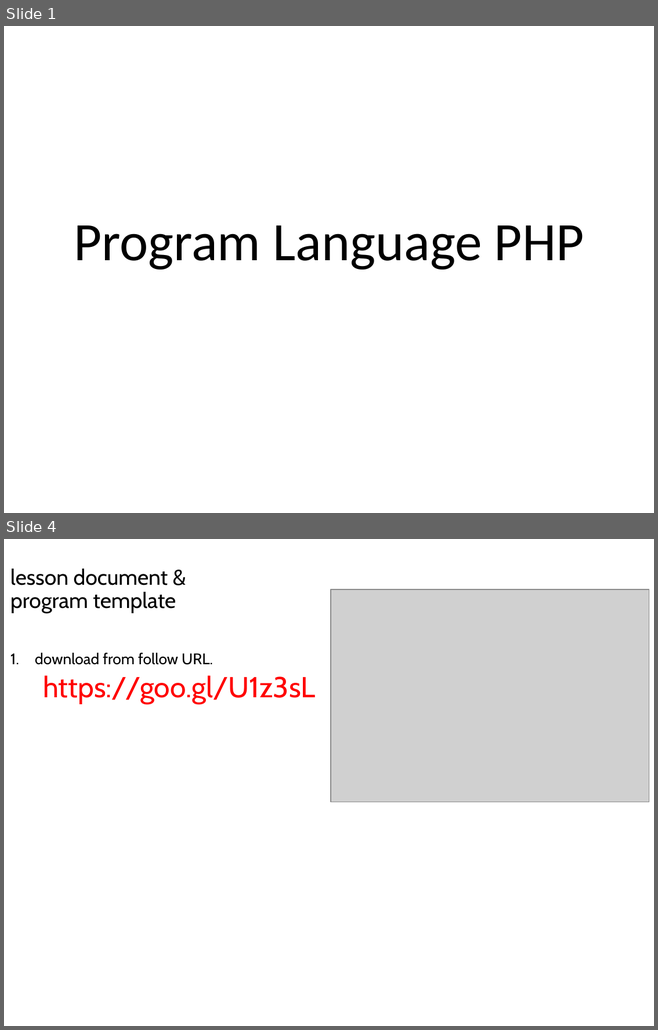
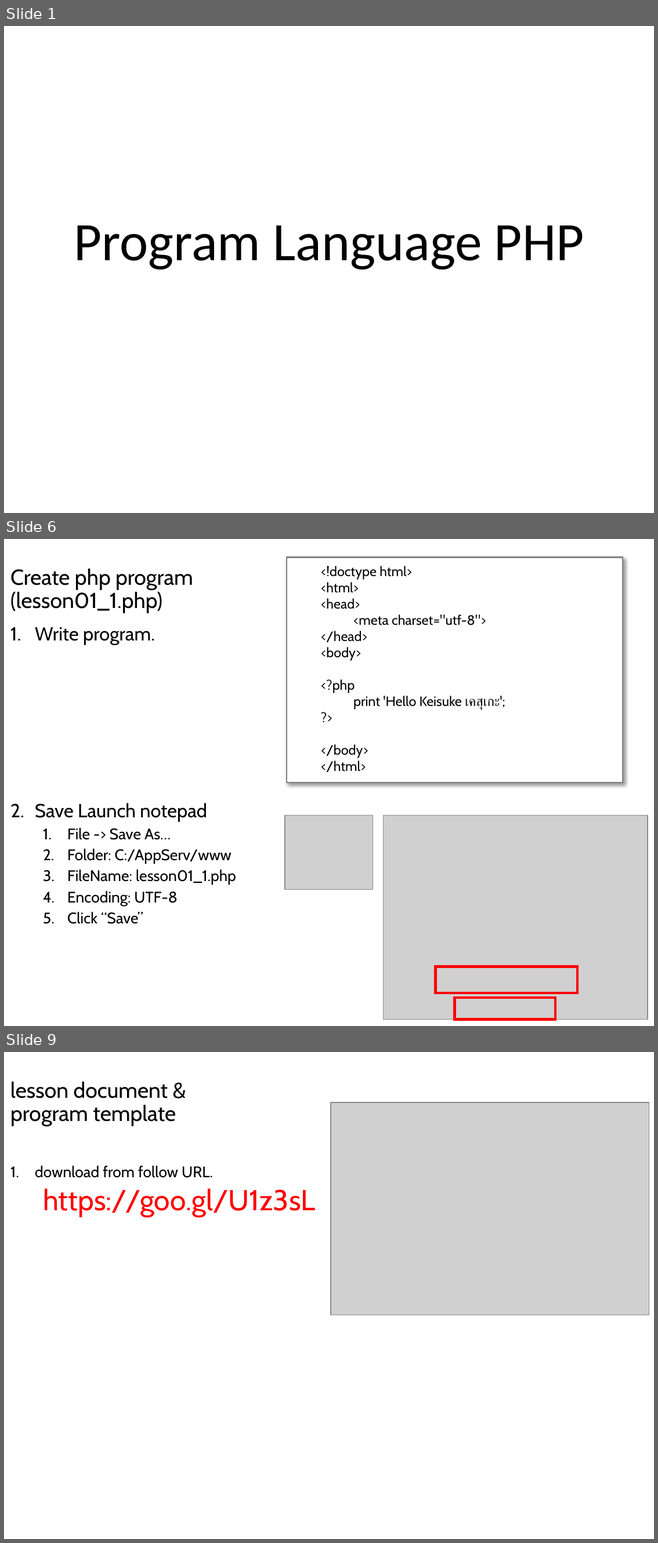
Before and after one commit to lastshogun13/php_lesson, a slide deck: ppt/lesson01.pptx. Shown one above the other, each under a label of ours: slides 1 and 4 before the commit, slides 1, 6 and 9 after it; the slides between them are not shown. The pictures are 658x1030 and 658x1543 pixels, drawn with LibreOffice and Linux fonts; fonts in the diff are those of the drawing; grey boxes stand for pictures. Boxes give left, top, right and bottom in pixels: in the first picture for what was removed or moved away, otherwise in the second. Text is boxed around its words. In the diff, an @@ line names an element or a change of style, - is before the commit and + after.

Commit message:
lesson01

```diff
--- a/ppt/lesson01.pptx
+++ b/ppt/lesson01.pptx
@@ slide 6 added at (4,539,654,1026), background #FFFFFF @@
@@ title added at (10,569,193,613), 24 pt, text #000000 @@
+Create php program
+(lesson01_1.php)
@@ rectangle added at (286,557,622,783), fill #FFFFFF, outline #808080 1.5 pt, 15 pt, text #000000 @@
+  <!doctype html>
+  <html>
+  <head>
+  <meta charset="utf-8">
+  </head>
+  <body>
+  <?php
+  print 'Hello Keisuke เคสุเกะ';
+  ?>
+  </body>
+  </html>
@@ text added at (35,627,236,924), 17 pt, text #000000 @@
+1. Write program.
+2. Save Launch notepad
+  1. File -> Save As…
+  2. Folder: C:/AppServ/www
+  3. FileName: lesson01_1.php
+  4. Encoding: UTF-8
+  5. Click “Save”
@@ picture added at (285,815,373,890) @@
@@ picture added at (383,815,647,1020) @@
@@ rectangle added at (436,966,577,993), outline #FF0000 3 pt @@
@@ rectangle added at (454,998,555,1019), outline #FF0000 3 pt @@
@@ what was slide 4 is now slide 9 @@
```
Also in this commit, not shown: 1 slide changed, 4 other slides added.
